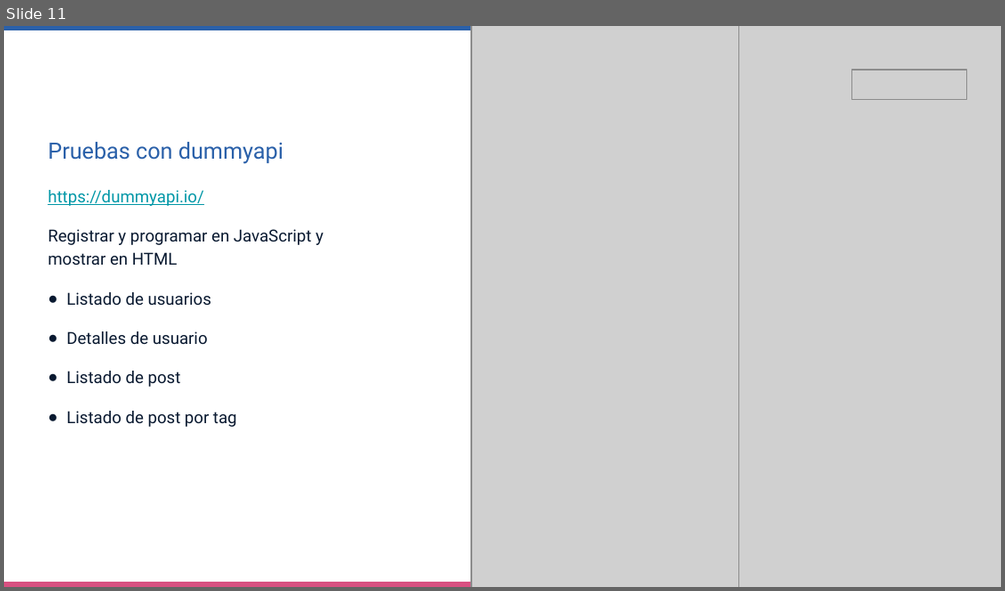
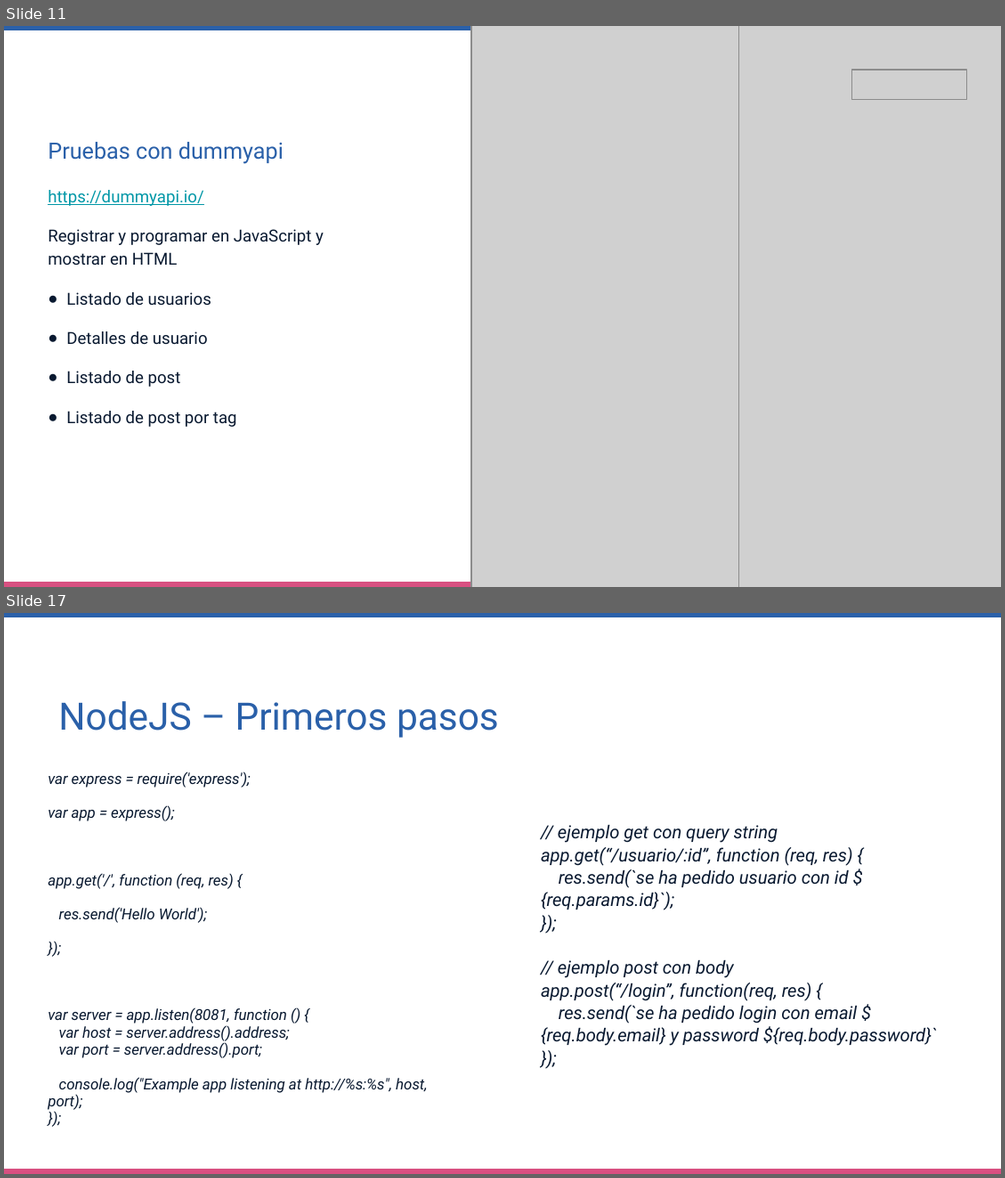
Before and after one commit to daaniad/jsAvanzado, a slide deck: 20221112_JavaScript_Avanzado_Promo3.pptx. Shown one above the other, each under a label of ours: slide 11 before the commit, slides 11 and 17 after it; the slides between them are not shown. The pictures are 1005x591 and 1005x1178 pixels, drawn with LibreOffice and Linux fonts; fonts in the diff are those of the drawing; grey boxes stand for pictures; background and template pictures are left out. Boxes give left, top, right and bottom in pixels: in the first picture for what was removed or moved away, otherwise in the second. Text is boxed around its words. In the diff, an @@ line names an element or a change of style, - is before the commit and + after.

```diff
--- a/20221112_JavaScript_Avanzado_Promo3.pptx
+++ b/20221112_JavaScript_Avanzado_Promo3.pptx
@@ slide 17 added at (x1=4, y1=613, x2=1001, y2=1174), background #FFFFFF; not listed: 2 template elements that a slide beside it also shows @@
@@ text added at (x1=58, y1=701, x2=499, y2=738), 27.3 pt, text #2A60A9 @@
+NodeJS – Primeros pasos
@@ text added at (x1=48, y1=771, x2=427, y2=1110), 10.8 pt, text #091930, italic @@
+var express = require('express');
+var app = express();
+app.get('/', function (req, res) {
+res.send('Hello World');
+});
+var server = app.listen(8081, function () {
+var host = server.address().address;
+var port = server.address().port;
+console.log("Example app listening at http://%s:%s", host, port);
+});
@@ text added at (x1=541, y1=824, x2=937, y2=1046), 12.9 pt, text #091930, italic @@
+// ejemplo get con query string
+app.get(“/usuario/:id”, function (req, res) {
+res.send(`se ha pedido usuario con id ${req.params.id}`);
+});
+// ejemplo post con body
+app.post(“/login”, function(req, res) {
+res.send(`se ha pedido login con email ${req.body.email} y password ${req.body.password}`
+});
```
Also in this commit, not shown: 11 other slides added.
